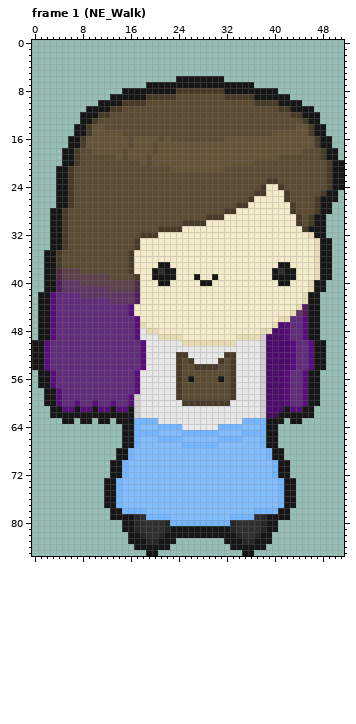
One commit to this pixel-art file: Characters/Kathryn/Kathryn.ase. Above, as it was before the edit.
52x86 pixels, 8 frames. Colours within 5 levels of each other are drawn and written as one. Shown: frame 1 (NE_Walk). The commit also changed other frames, which this record leaves out.
After the commit:
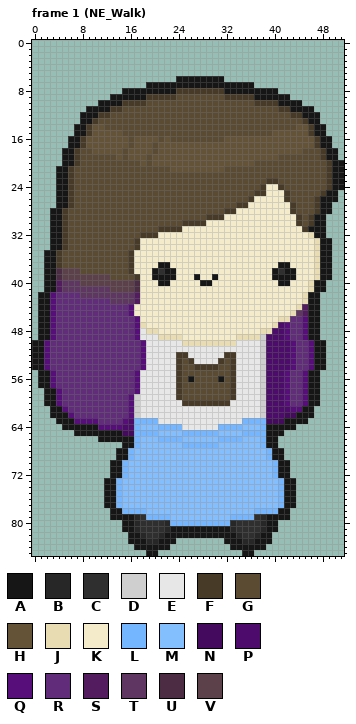
Palette (. is transparent): A #161616  B #272727  C #2f2f2f  D #cfcfcf  E #e7e7e7  F #473b28  G #5b4b32  H #655337  J #e7dcb2  K #f4ebcb  L #74b6ff  M #83beff  N #430a5e  P #4d0b6c  Q #570d7a  R #612c7a  S #521c5f  T #5f3662  U #4c2c43  V #5d414a
The edit:
Frame 1 (NE_Walk), layers "Hair", "Hair3", "Outline":
y 60: x 7 Q -> R; x 10 Q -> R; x 13 Q -> R
y 61: x 6..16 QAQQAQQAQQA -> RRRRRRRRRRQ; x 41..42 NA -> PP
y 62: x 6..16 AAAAAAAAAAA -> QRRRRRRRRRQ; x 39..43 NNAAA -> PPPNN
y 63: x 4 . -> A; x 7..16 .AA.AA.AAA -> QQQQRRRRQP; x 39..42 AAA. -> NNNA; x 45 . -> A
y 64: x 5..16 ..........AA -> AAAAAAQQQQPP; x 41..43 ... -> AAA
y 65: x 7..16 ........AA -> AAAAAAAANN; x 41 . -> A
y 66: x 11..14 .... -> AAAA
Boxes around the changes in both pictures, in picture pixels (x1, y1, x2, y2):
changed: (56, 400, 134, 442)
changed: (266, 406, 308, 436)
